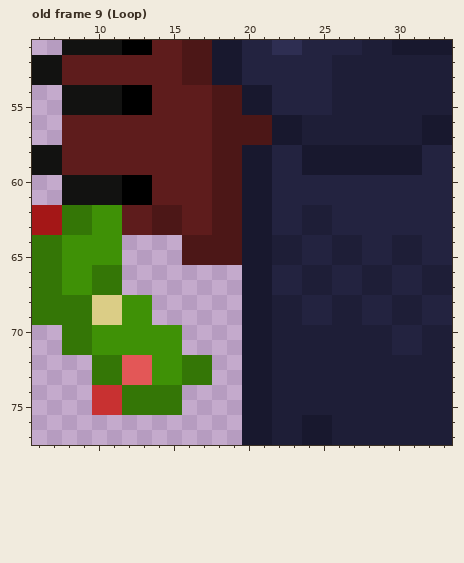
File history of a pixel-art file, Sprite Source Files/Characters/rhovey_Tory_hood.ase. Above is the file before it was changed.
64x128 pixels, 22 frames. Colours within 5 levels of each other are drawn and written as one. Shown: old frame 9 (Loop): x 6..33, y 51..77. The commit also changed other frames or places, which this record leaves out.
The result:
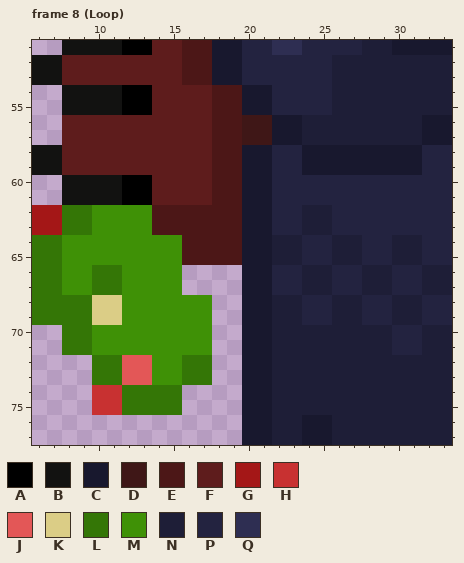
Palette (. is transparent): A #000000  B #121211  C #18182e  D #3f1717  E #4c1717  F #5e1c1c  G #a41717  H #c83131  J #e35757  K #dbcd86  L #347606  M #3f9106  N #1e1e37  P #232340  Q #2e2e52
A new or re-ordered frame is compared with the old frame closest to it.
From the commit log: Tory hood animation sprite sheet
Diff:
frames 22 -> 25
Frame 8 (Loop) is new; against old frame 9 (Loop), layer "Body":
y 56..57: x 20..21 EE -> DD
y 62..63: x 12..13 FF -> MM; x 16..17 FF -> EE
y 64..67: x 12..15 .... -> MMMM
y 68..69: x 14..17 .... -> MMMM
y 70..71: x 16..17 .. -> MM
Where, in picture pixels (left, top, right, bottom), the same in both pictures:
changed: (122, 115, 272, 355)
